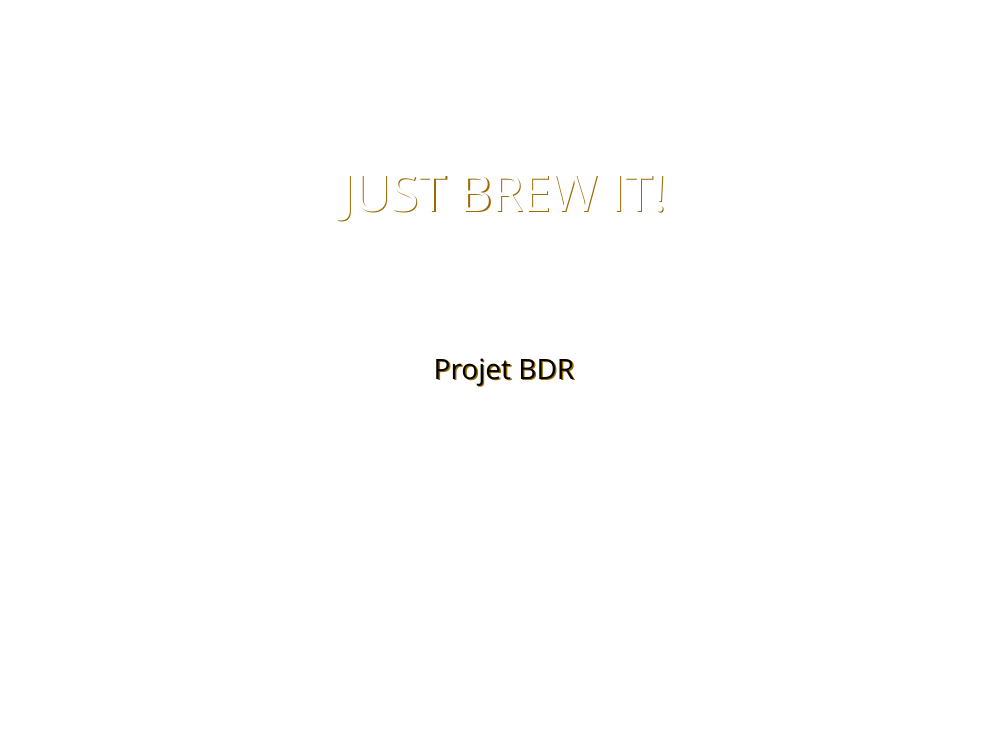
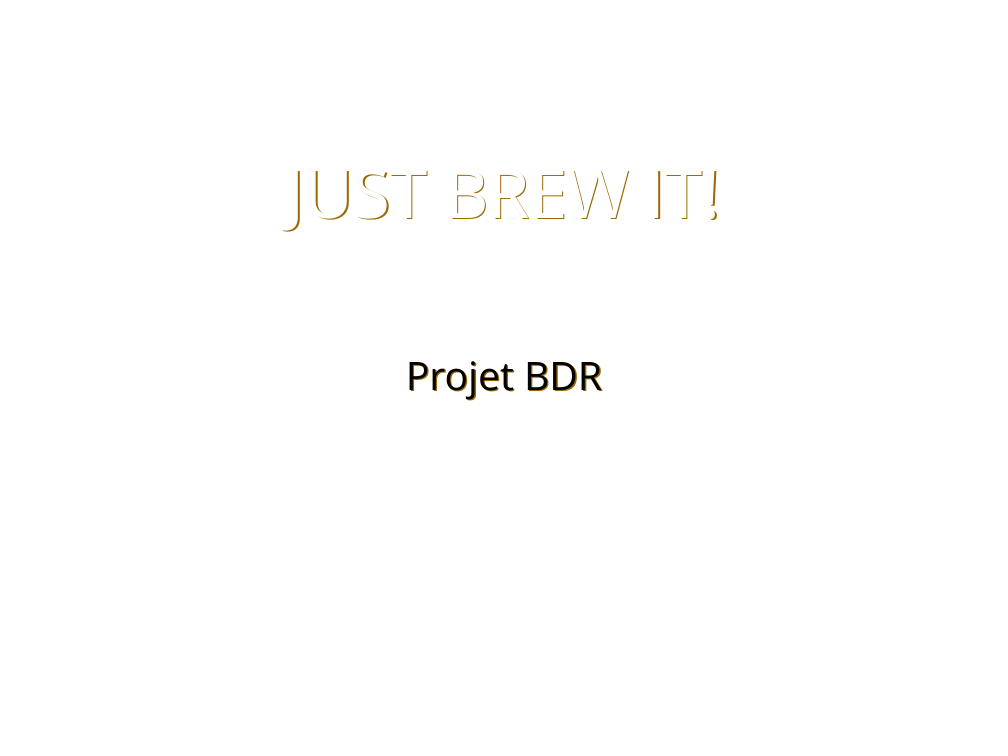
Before and after one commit to DrC0okie/HEIG_BDR_JustBrewIt, a slide deck: slide 1 of docs/template.pptx. Drawn at 1008x756 pixels with LibreOffice and Linux fonts; fonts in the diff are those of the drawing; background and template pictures are left out. Boxes give left, top, right and bottom in pixels: in the first picture for what was removed or moved away, otherwise in the second. Text is boxed around its words. In the diff, an @@ line names an element or a change of style, - is before the commit and + after.

```diff
--- a/docs/template.pptx
+++ b/docs/template.pptx
@@ title "JUST BREW IT!" at [287, 171, 721, 232]: size 36 to 48 pt @@
@@ subtitle "Projet BDR" at [406, 361, 602, 401]: size 20 to 28 pt; more space between paragraphs @@
```
Also in this commit, not shown: 7 other slides changed.
